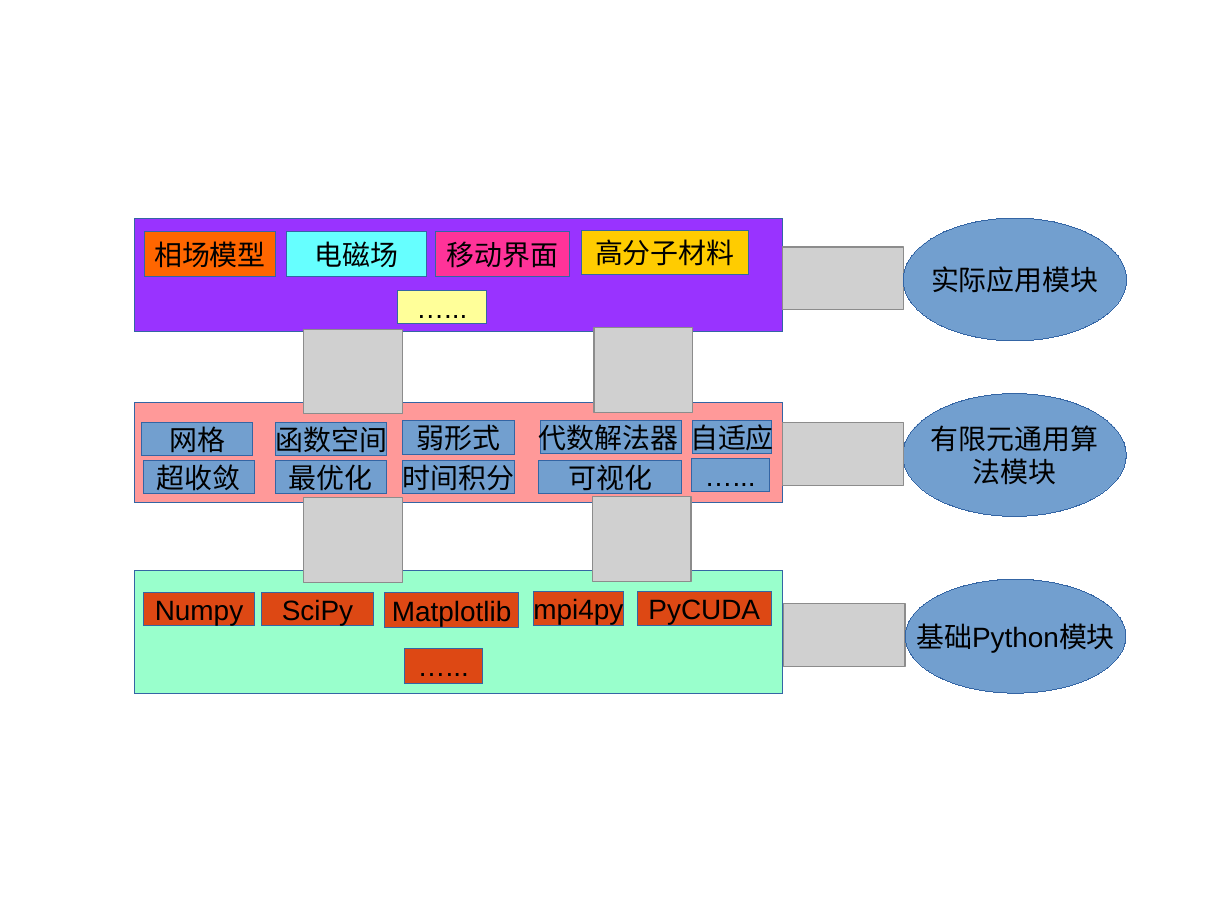
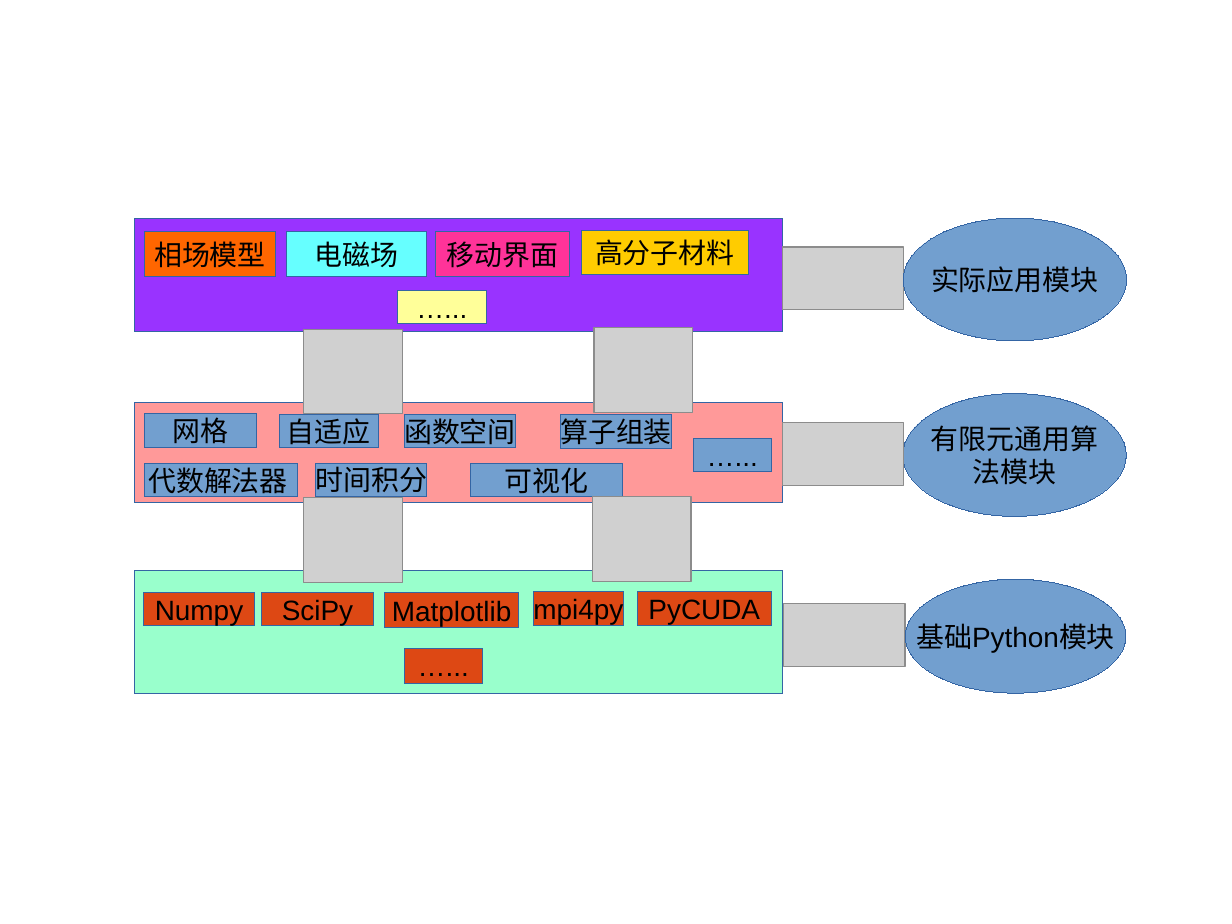
Before and after one commit to weihuayi/fealpy, a slide deck: slide 6 of doc/魏华祎软件汇报.pptx. Drawn at 1232x924 pixels with LibreOffice and Linux fonts; fonts in the diff are those of the drawing; grey boxes stand for pictures. Boxes give left, top, right and bottom in pixels: in the first picture for what was removed or moved away, otherwise in the second. Text is boxed around its words. In the diff, an @@ line names an element or a change of style, - is before the commit and + after.

Commit message:
update

```diff
--- a/doc/魏华祎软件汇报.pptx
+++ b/doc/魏华祎软件汇报.pptx
@@ rectangle "网格": place and size @@
-rectangle "网格" at bbox=[141, 423, 253, 456]
+rectangle "网格" at bbox=[145, 414, 257, 447]
@@ rectangle "自适应": place and size @@
-rectangle "自适应" at bbox=[693, 420, 771, 454]
+rectangle "自适应" at bbox=[279, 415, 378, 448]
@@ rectangle "函数空间": place and size @@
-rectangle "函数空间" at bbox=[275, 423, 387, 456]
+rectangle "函数空间" at bbox=[405, 415, 517, 448]
@@ text in rectangle at bbox=[560, 414, 672, 449]: text changed @@
-弱形式
+算子组装
@@ rectangle "算子组装": place and size @@
-rectangle "算子组装" at bbox=[402, 420, 514, 454]
+rectangle "算子组装" at bbox=[560, 415, 672, 448]
@@ rectangle "…...": place and size @@
-rectangle "…..." at bbox=[691, 458, 769, 492]
+rectangle "…..." at bbox=[693, 438, 771, 472]
@@ rectangle removed at bbox=[143, 461, 255, 494] @@
-超收敛
@@ rectangle "代数解法器": place and size @@
-rectangle "代数解法器" at bbox=[541, 420, 682, 454]
+rectangle "代数解法器" at bbox=[145, 463, 297, 496]
@@ rectangle removed at bbox=[275, 461, 387, 494] @@
-最优化
@@ rectangle "时间积分": place and size @@
-rectangle "时间积分" at bbox=[402, 461, 514, 494]
+rectangle "时间积分" at bbox=[315, 463, 427, 496]
@@ rectangle "可视化": place and size @@
-rectangle "可视化" at bbox=[539, 461, 682, 494]
+rectangle "可视化" at bbox=[471, 463, 623, 496]
```
